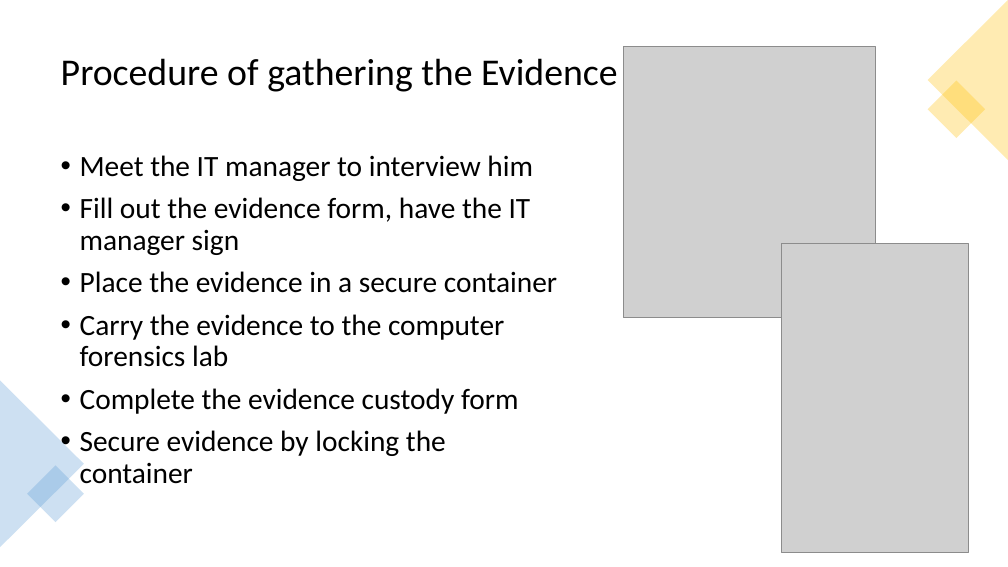
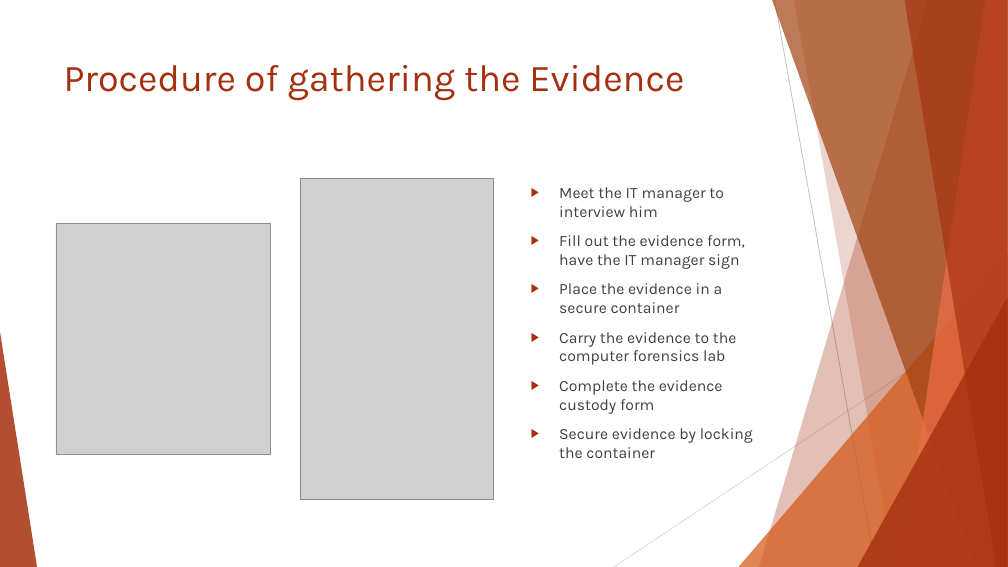
Before and after one commit to sajinshivdas/Digital-Forensics-Lab, a slide deck: slide 11 of Basic_Computer_Skills_for_Forensics/5_Introduction_to_digital_forensics.pptx. Drawn at 1008x567 pixels with LibreOffice and Linux fonts; fonts in the diff are those of the drawing; grey boxes stand for pictures; background and template pictures are left out. Boxes give left, top, right and bottom in pixels: in the first picture for what was removed or moved away, otherwise in the second. Text is boxed around its words. In the diff, an @@ line names an element or a change of style, - is before the commit and + after.

Commit message:
update
Digital forensics

```diff
--- a/Basic_Computer_Skills_for_Forensics/5_Introduction_to_digital_forensics.pptx
+++ b/Basic_Computer_Skills_for_Forensics/5_Introduction_to_digital_forensics.pptx
@@ triangle removed at box(928, 0, 1008, 160) @@
@@ title "Procedure of gathering the Evidence": place and size @@
-title "Procedure of gathering the Evidence" at box(61, 58, 617, 92)
+title "Procedure of gathering the Evidence" at box(64, 65, 684, 101)
@@ title "Procedure of gathering the Evidence" at box(64, 65, 684, 101): font Calibri to Karla, text colour #000000 to #A5300F; line spacing 0.9 to 1; vertical alignment middle to top @@
@@ rectangle removed at box(928, 81, 985, 139) @@
@@ picture: place and size @@
-picture at box(782, 243, 969, 553)
+picture at box(300, 178, 494, 500)
@@ text "Meet the IT manager to ...": place and size @@
-text "Meet the IT manager to ..." at box(80, 155, 557, 484)
+text "Meet the IT manager to ..." at box(559, 187, 753, 458)
@@ text "Meet the IT manager to ..." at box(559, 187, 753, 458): size 28 to 15 pt, font Calibri to Karla, text colour #000000 to #404040; bullet • to ▶; line spacing 0.9 to 1 @@
@@ picture: place and size @@
-picture at box(623, 46, 875, 318)
+picture at box(56, 223, 271, 454)
@@ group added at box(0, 0, 1008, 567): 5 freeform shapes, 3 triangles, 2 lines @@
@@ triangle removed at box(0, 380, 84, 547) @@
@@ rectangle removed at box(27, 465, 84, 522) @@
```
Also in this commit, not shown: 32 other slides changed.
